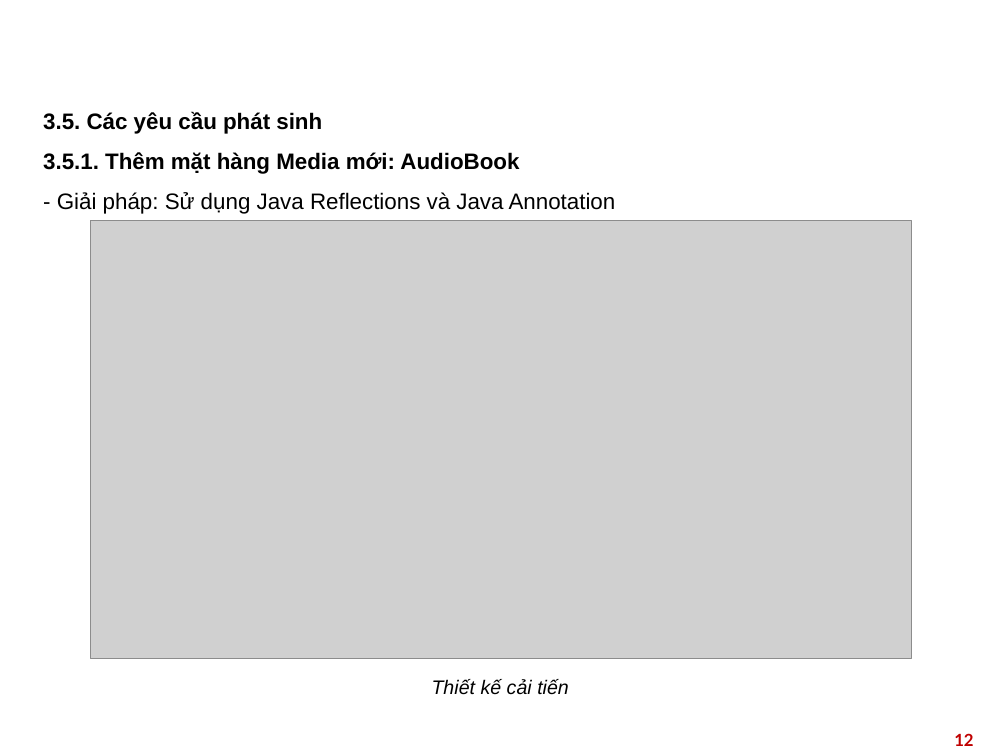
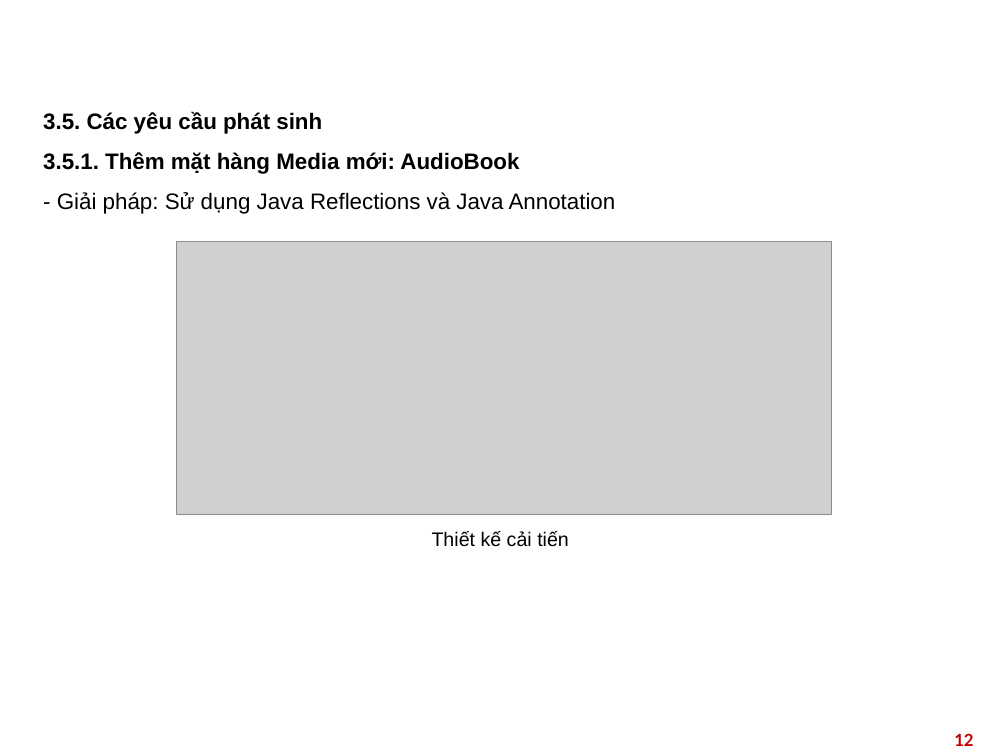
Before and after one commit to HieuPham2000/DP.20212.03, a slide deck: slide 12 of presentation/Design_Pattern_Slide.pptx. Drawn at 1008x756 pixels with LibreOffice and Linux fonts; fonts in the diff are those of the drawing; grey boxes stand for pictures; background and template pictures are left out. Boxes give left, top, right and bottom in pixels: in the first picture for what was removed or moved away, otherwise in the second. Text is boxed around its words. In the diff, an @@ line names an element or a change of style, - is before the commit and + after.

```diff
--- a/presentation/Design_Pattern_Slide.pptx
+++ b/presentation/Design_Pattern_Slide.pptx
@@ picture: place and size @@
-picture at <box>91,221,911,658</box>
+picture at <box>176,242,832,515</box>
@@ text "Thiết kế cải tiến": place and size @@
-text "Thiết kế cải tiến" at <box>432,679,569,695</box>
+text "Thiết kế cải tiến" at <box>432,531,569,547</box>
@@ text "Thiết kế cải tiến" at <box>432,531,569,547</box>: italic off @@
```
Also in this commit, not shown: 7 other slides changed, 1 slide added, 1 slide removed, 8 other files.
